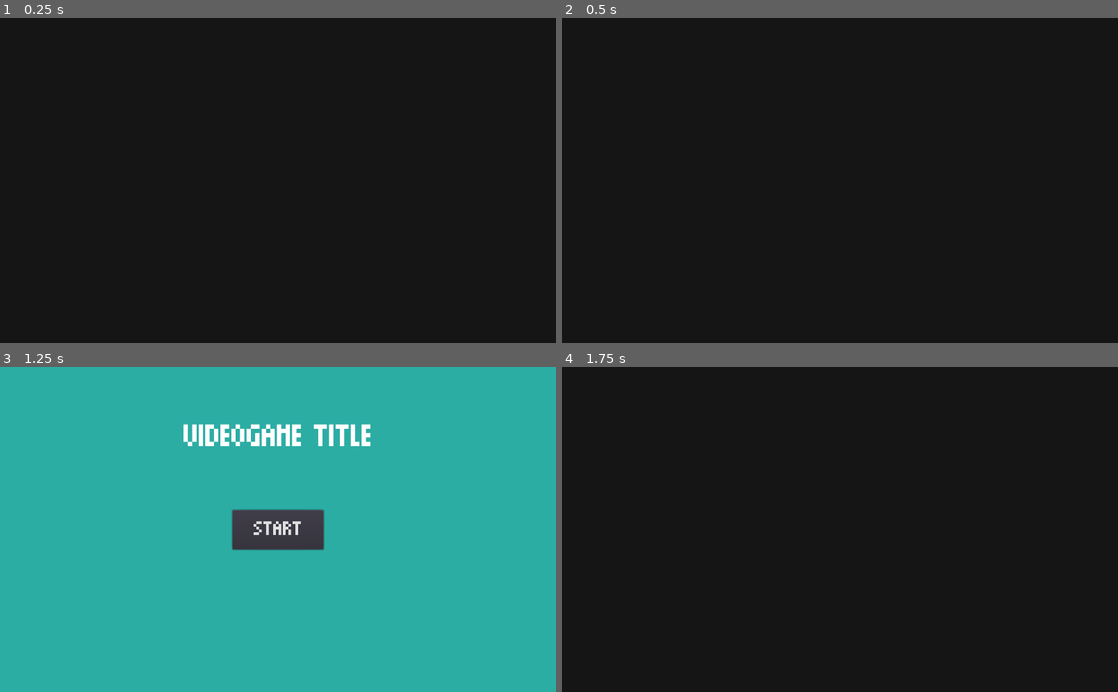
Above: before the commit, frames 1-4 (two rows, left to right).
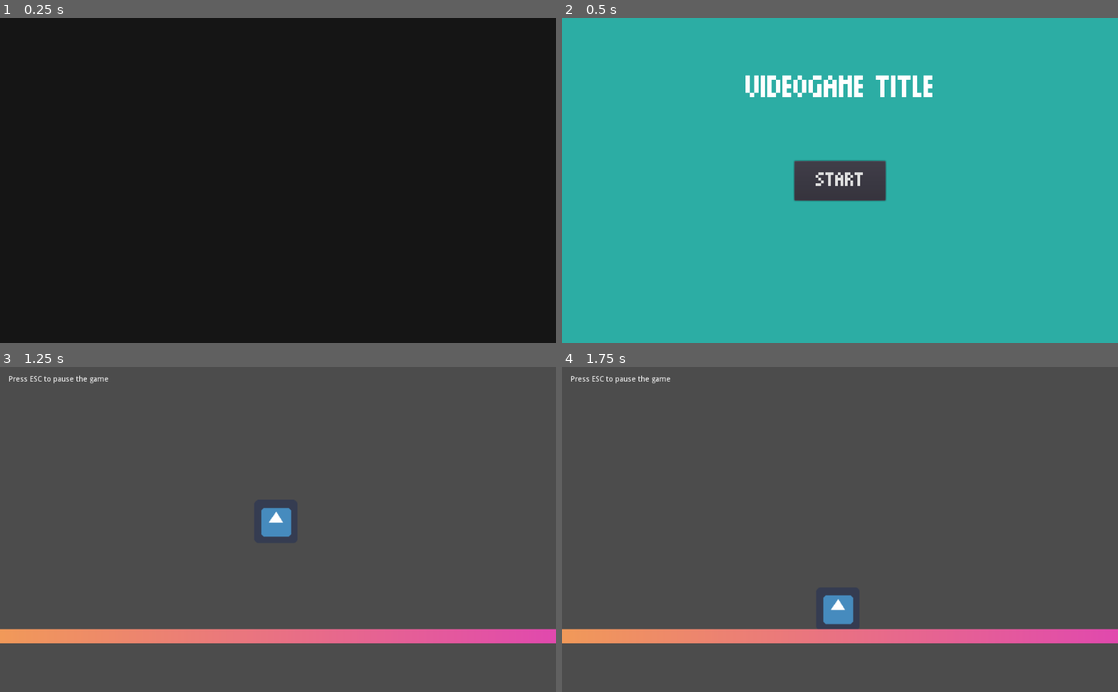
Above: after the commit, the same moments.

Repository: crystal-bit/godot-game-template
Game: Godot game, scene res://scenes/main.tscn
The game is run twice, just before and just after one commit, with the same random seed, the same clock (stepped at 60 frames per second) and the same inputs. The engine's default icon, where the game draws it, is replaced by a stand-in: a white triangle on a blue panel in a dark square.
Inputs (mouse positions are in pixels of both pictures, inside the frame that each line leads up to):
- Up to frame 1 (0.25 s): no input
- Up to frame 2 (0.5 s): no input
- Up to frame 3 (1.25 s): click "START" at 0.5 s
- Up to frame 4 (1.75 s): click (840, 529) at 1.25 s, where only the run before the commit has a clickable "START"

Frame 1 is identical in both runs. In frame 2, 100% of the frame differs, in the area x 0-100%, y 0-100%; in frame 3, 99%; in frame 4, 100%.

Commit message:
Refactor some code into scenes.gd singleton

Diff:
--- a/autoload/game.gd
+++ b/autoload/game.gd
@@ -1,68 +1,9 @@
 extends Node
 
-# scenes which are prevented to be loaded
-const scenes_denylist = [
-	"res://scenes/main.tscn"
-]
 
-var main: Main
-
-
-func _init():
-	pass
-
-
-func init(main_scene):
-	main = main_scene
-
-
-func _ready():
-	if main == null:
-		call_deferred("_force_load")
-
-
-func _force_load():
-	""" Needed when starting a specific scene with Play Scene with F6,
-	instead of running the whole game"""
-	# prepare vars
-	var played_scene = get_tree().current_scene
-	var root = get_node("/root")
-	# load main.tscn
-	main = load("res://scenes/main.tscn").instance()
-	# prevent fade in. When loading a specific scene you probably want to access your game as fast as possible
-	main.initial_fade_active = false
-	root.remove_child(played_scene)
-	root.add_child(main)
-	# reparent played scene under main_node
-	main.active_scene_container.get_child(0).queue_free()
-	main.active_scene_container.add_child(played_scene)
-	played_scene.owner = main
+func set_main_node(node: Main):
+	Scenes.main = node
 
 
 func change_scene(new_scene, params= {}):
-	var current_scene = main.active_scene_container.get_child(0)
-	var transitions: Transitions = main.transitions
-
-	# prevent inputs  during scene change
-	get_tree().paused = true
-
-	if new_scene in scenes_denylist:
-		print_debug("WARNING: ", new_scene, " is in the denylist. Loading a default scene")
-		new_scene = "res://scenes/menu/menu.tscn"
-
-	var scn = load(new_scene)
-	transitions.fade_in()
-	yield(transitions.anim, "animation_finished")
-	current_scene.queue_free()
-	var instanced_scn = scn.instance()
-	main.active_scene_container.add_child(instanced_scn)
-	# artificially wait some time in order to have a gentle game transition
-	# TODO: do this only if load time < 0.5s
-	yield(get_tree().create_timer(0.5), "timeout")
-	transitions.fade_out()
-	if instanced_scn.has_method("pre_start"):
-		instanced_scn.pre_start(params)
-	yield(transitions.anim, "animation_finished")
-	get_tree().paused = false
-	if instanced_scn.has_method("start"):
-		instanced_scn.start()
+	Scenes._change_scene(new_scene, params)
--- /dev/null
+++ b/autoload/scenes.gd
@@ -0,0 +1,70 @@
+extends Node
+
+# scenes which are prevented to be loaded
+const scenes_denylist = [
+	"res://scenes/main.tscn"
+]
+# scene which is loaded instead of a denied scene
+const fallback_scene = "res://scenes/menu/menu.tscn"
+const minimum_load_time = 0.3
+
+var main: Main
+
+
+func _set_main_node(node: Main):
+	main = node
+
+
+func _ready():
+	if main == null:
+		call_deferred("_force_load")
+
+
+func _force_load():
+	""" Needed when starting a specific scene with Play Scene with F6,
+	instead of starting the game from main.tscn"""
+	# prepare vars
+	var played_scene = get_tree().current_scene
+	var root = get_node("/root")
+	# load main.tscn
+	main = load("res://scenes/main.tscn").instance()
+	# when playing a specific scene (F6) you want to access your game as fast as possible
+	main.initial_fade_active = false
+	root.remove_child(played_scene)
+	root.add_child(main)
+	# reparent played scene under main_node
+	main.active_scene_container.get_child(0).queue_free()
+	main.active_scene_container.add_child(played_scene)
+	played_scene.owner = main
+
+
+func _change_scene(new_scene, params= {}):
+	var current_scene = main.active_scene_container.get_child(0)
+	var transitions: Transitions = main.transitions
+
+	# prevent inputs  during scene change
+	get_tree().paused = true
+
+	if new_scene in scenes_denylist:
+		print_debug("WARNING: ", new_scene, " is in the denylist. Loading a default scene")
+		new_scene = fallback_scene
+
+	var scn = load(new_scene)
+	transitions.fade_in()
+	yield(transitions.anim, "animation_finished")
+	var loading_start_time = OS.get_unix_time()
+	current_scene.queue_free()
+	var instanced_scn = scn.instance()
+	main.active_scene_container.add_child(instanced_scn)
+	var load_time = OS.get_unix_time() - loading_start_time # seconds
+	print("Scene loaded in ", load_time, "s")
+	# artificially wait some time in order to have a gentle game transition
+	if load_time < minimum_load_time:
+		yield(get_tree().create_timer(minimum_load_time - load_time), "timeout")
+	transitions.fade_out()
+	if instanced_scn.has_method("pre_start"):
+		instanced_scn.pre_start(params)
+	yield(transitions.anim, "animation_finished")
+	get_tree().paused = false
+	if instanced_scn.has_method("start"):
+		instanced_scn.start()
--- a/project.godot
+++ b/project.godot
@@ -34,4 +34,5 @@
 
 [autoload]
 
+Scenes="*res://autoload/scenes.gd"
 Game="*res://autoload/game.gd"
--- a/scenes/gameplay/gameplay.gd
+++ b/scenes/gameplay/gameplay.gd
@@ -8,5 +8,6 @@
 		printt("", key, val)
 
 
+
 func start():
 	print("\nStart game logic!")
--- a/scenes/main.gd
+++ b/scenes/main.gd
@@ -8,7 +8,7 @@
 
 
 func _init():
-	Game.init(self)
+	Game.set_main_node(self)
 
 
 func _ready():
@@ -18,7 +18,7 @@
 
 	if initial_fade_active:
 		transitions.set_black()
-		yield(get_tree().create_timer(1), "timeout")
+		yield(get_tree().create_timer(0.3), "timeout")
 		transitions.fade_out()
 
 
